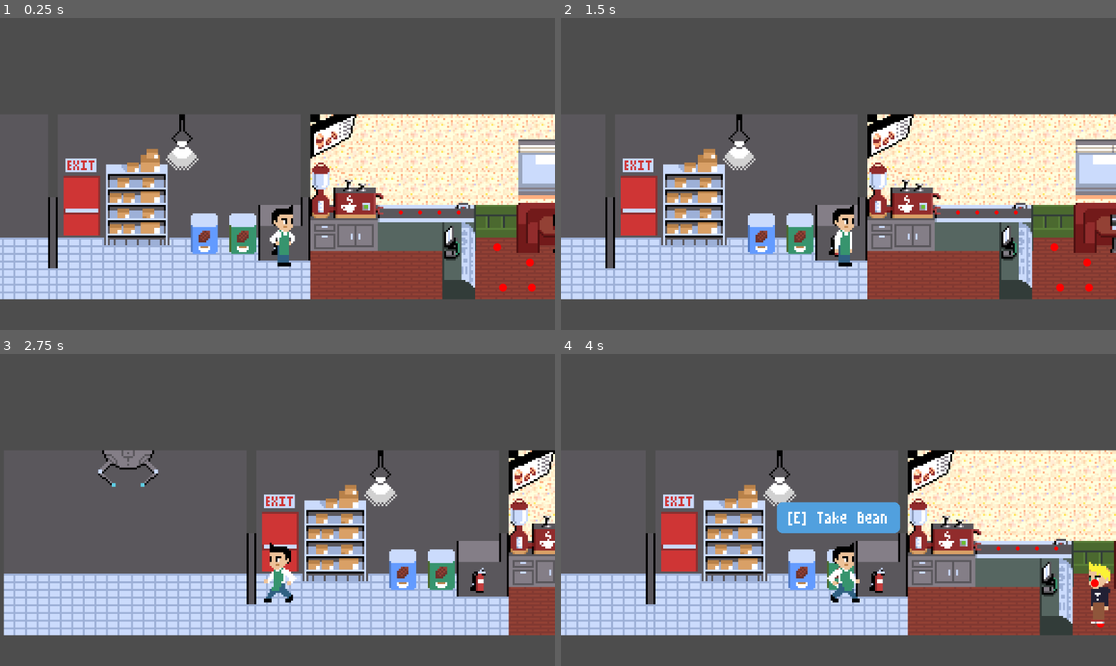
Above: before the commit, frames 1-4 (two rows, left to right).
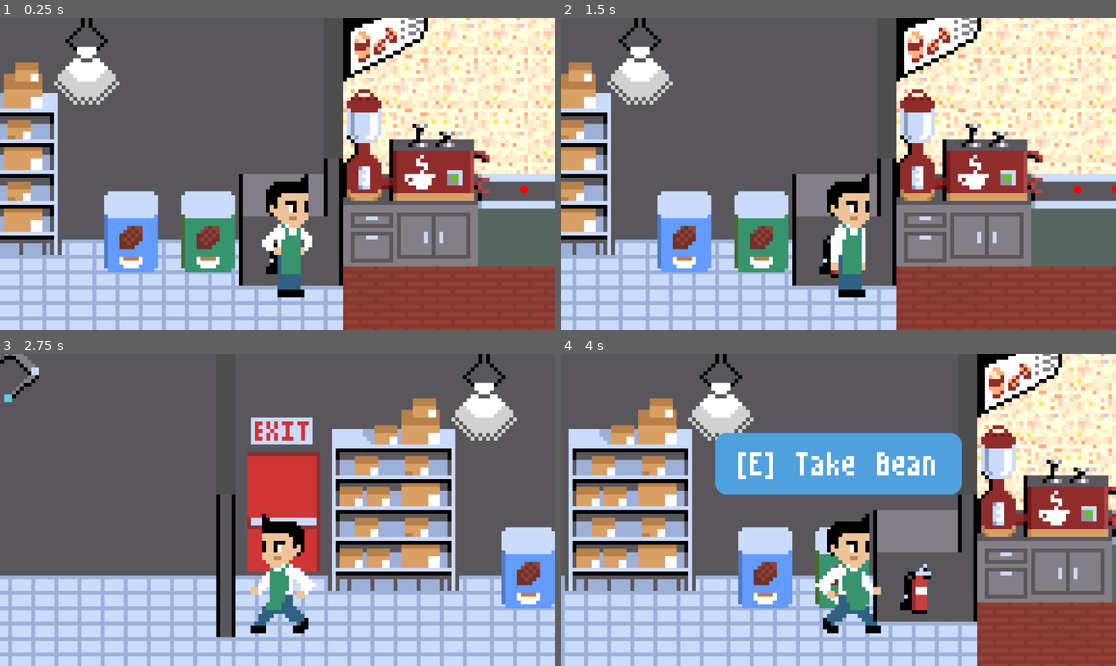
Above: after the commit, the same moments.

Repository: TheKizzyDev/GodotWildJam62
Game: Godot game, scene res://main.tscn
Same seed, same stepped clock (60 frames per second), same inputs: the game is played once before the commit and once after it.
Inputs (mouse positions are in pixels of both pictures, inside the frame that each line leads up to):
- Up to frame 1 (0.25 s): no input
- Up to frame 2 (1.5 s): tap Enter at 0.5 s; move the mouse to (960, 158) at 0.52 s; hold D (move_right) from 0.53 s (still down); click (960, 158) at 0.6 s; tap Space (jump) at 0.77 s; move the mouse to (727, 189) at 1.27 s; tap E (interact) at 1.35 s
- Up to frame 3 (2.75 s): tap Space (jump) at 1.52 s; move the mouse to (333, 441) at 2.02 s; release D (move_right) at 2.03 s; hold A (move_left) from 2.03 s (still down); click (333, 441) at 2.1 s
- Up to frame 4 (4 s): move the mouse to (810, 572) at 2.77 s; release A (move_left) at 2.78 s; hold D (move_right) from 2.78 s (still down); tap E (interact) at 2.85 s; tap Space (jump) at 3.02, 3.77 s; move the mouse to (1005, 556) at 3.52 s; click (1005, 556) at 3.6 s

The runs differ from the first frame. In frame 1, 63% of the frame differs, in the area x 0-100%, y 0-100%; in frame 2, 63%; in frame 3, 45%; in frame 4, 70%.

Commit message:
Zoom in main camera and fix jitter on customer.

Diff:
--- a/customers/customer.gd
+++ b/customers/customer.gd
@@ -42,7 +42,7 @@
 
 
 func is_at_destination():
-	return _curr_destination.distance_to(position) < 0.1
+	return _curr_destination.distance_to(position) < 0.5
 
 
 func request_move_to(new_position: Vector2):
--- a/main.tscn
+++ b/main.tscn
@@ -53,8 +53,8 @@
 collision_mask = 15
 
 [node name="Camera2D" type="Camera2D" parent="Player2D"]
-offset = Vector2(0, -32)
-zoom = Vector2(4, 4)
+offset = Vector2(0, -16)
+zoom = Vector2(8, 8)
 
 [node name="CocoaShop" type="Sprite2D" parent="."]
 texture_filter = 1
